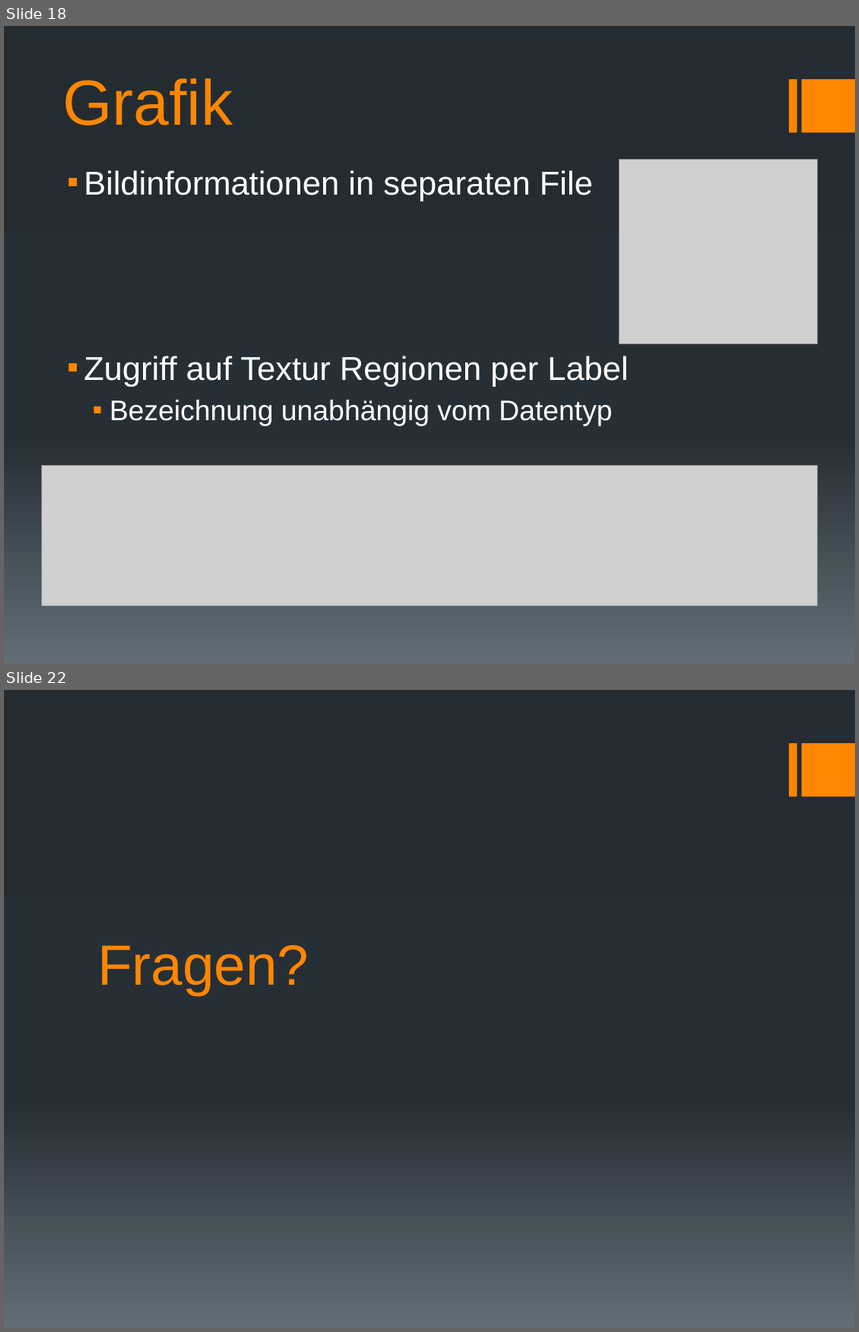
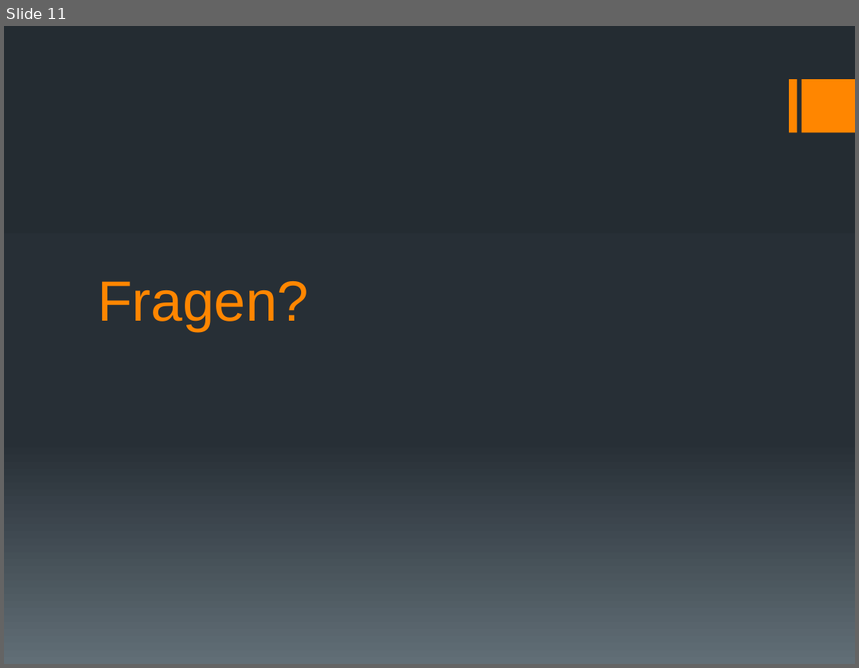
Before and after one commit to docker-apps/Docker, a slide deck: Documents/Schlusspräsentation/Schlussbericht_Präsentation_v1.pptx. Shown one above the other, each under a label of ours: slides 18 and 22 before the commit, slide 11 after it; the slides between them are not shown. The pictures are 859x1332 and 859x668 pixels, drawn with LibreOffice and Linux fonts; fonts in the diff are those of the drawing; grey boxes stand for pictures. Boxes give left, top, right and bottom in pixels: in the first picture for what was removed or moved away, otherwise in the second. Text is boxed around its words. In the diff, an @@ line names an element or a change of style, - is before the commit and + after.

```diff
--- a/Documents/Schlusspräsentation/Schlussbericht_Präsentation_v1.pptx
+++ b/Documents/Schlusspräsentation/Schlussbericht_Präsentation_v1.pptx
@@ slide 18 removed at <box>4,26,855,664</box>, background gradient #242C33 to #273037 to #636D76; not listed: 2 template elements that a slide beside it also shows @@
@@ title removed at <box>63,78,233,126</box> @@
-Grafik
@@ picture removed at <box>620,160,818,344</box> @@
@@ text removed at <box>84,170,628,427</box> @@
-▪ Bildinformationen in separaten File
-▪ Zugriff auf Textur Regionen per Label
-  ▪ Bezeichnung unabhängig vom Datentyp
@@ picture removed at <box>41,466,818,607</box> @@
@@ what was slide 22 is now slide 11 @@
```
Also in this commit, not shown: 8 slides added, 18 other slides removed, 2 other files.
